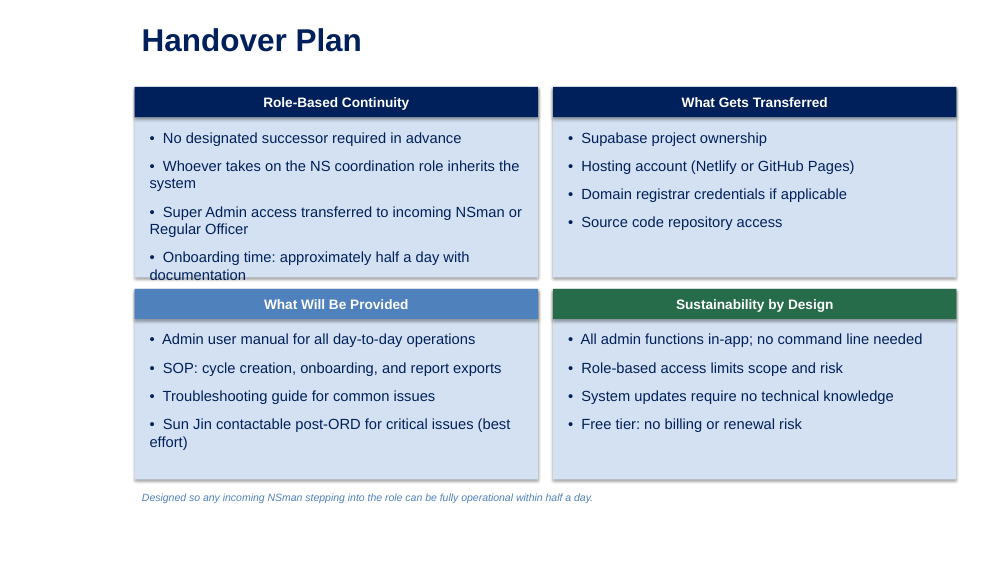
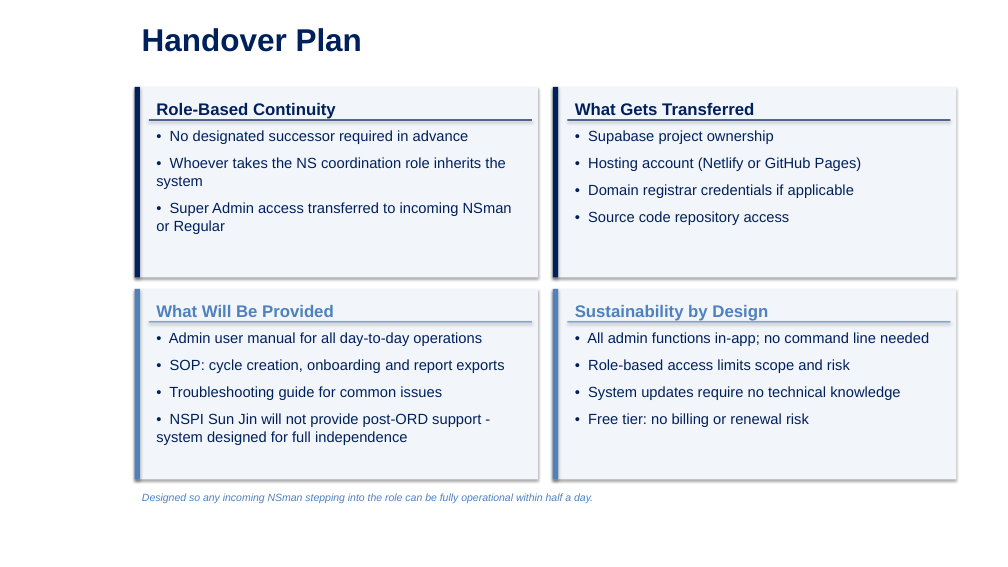
Before and after one commit to GOHSUNJIN/reservist, a slide deck: slide 22 of OpsTracker.pptx (slide 15 before the commit). Drawn at 1008x567 pixels with LibreOffice and Linux fonts; fonts in the diff are those of the drawing; background and template pictures are left out. Boxes give left, top, right and bottom in pixels: in the first picture for what was removed or moved away, otherwise in the second. Text is boxed around its words. In the diff, an @@ line names an element or a change of style, - is before the commit and + after.

```diff
--- a/OpsTracker.pptx
+++ b/OpsTracker.pptx
@@ rectangle added at [135, 87, 140, 278], fill #00205B @@
@@ rectangle added at [554, 87, 559, 278], fill #00205B @@
@@ text "Role-Based Continuity" at [156, 103, 336, 120]: size 13 to 16 pt, text colour #FFFFFF to #00205B; alignment centre to left; more space between paragraphs; vertical alignment middle to top; fill #00205B to none; shadow off @@
@@ text "Role-Based Continuity": place and size @@
-text "Role-Based Continuity" at [135, 87, 538, 117]
+text "Role-Based Continuity" at [156, 103, 336, 120]
@@ rectangle added at [149, 119, 532, 121], fill #00205B @@
@@ text "What Gets Transferred": place and size @@
-text "What Gets Transferred" at [554, 87, 957, 117]
+text "What Gets Transferred" at [575, 103, 754, 120]
@@ text "What Gets Transferred" at [575, 103, 754, 120]: size 13 to 16 pt, text colour #FFFFFF to #00205B; alignment centre to left; more space between paragraphs; vertical alignment middle to top; fill #00205B to none; shadow off @@
@@ rectangle added at [567, 119, 951, 121], fill #00205B @@
@@ text at [170, 130, 469, 144]: less space between paragraphs @@
@@ text "• Supabase project ownership" at [588, 130, 862, 225]: less space between paragraphs @@
@@ text at [156, 157, 512, 234]: text changed @@
-• Whoever takes on the NS coordination role inherits the system
-• Super Admin access transferred to incoming NSman or Regular Officer
-• Onboarding time: approximately half a day with documentation
+• Whoever takes the NS coordination role inherits the system
+• Super Admin access transferred to incoming NSman or Regular
@@ rectangle added at [135, 289, 140, 479], fill #4F81BD @@
@@ text "What Will Be Provided": place and size @@
-text "What Will Be Provided" at [135, 289, 538, 319]
+text "What Will Be Provided" at [156, 305, 334, 317]
@@ text "What Will Be Provided" at [156, 305, 334, 317]: size 13 to 16 pt, text colour #FFFFFF to #4F81BD; alignment centre to left; more space between paragraphs; vertical alignment middle to top; fill #4F81BD to none; shadow off @@
@@ fill #D4E1F2 to #F2F6FB in 4 elements at [135, 87, 538, 278], [135, 289, 538, 479], [554, 87, 957, 278], [554, 289, 957, 479] @@
@@ rectangle added at [554, 289, 559, 479], fill #4F81BD @@
@@ text "Sustainability by Design": place and size @@
-text "Sustainability by Design" at [554, 289, 957, 319]
+text "Sustainability by Design" at [575, 305, 768, 321]
@@ text "Sustainability by Design" at [575, 305, 768, 321]: size 13 to 16 pt, text colour #FFFFFF to #4F81BD; alignment centre to left; more space between paragraphs; vertical alignment middle to top; fill #266B4A to none; shadow off @@
@@ rectangle added at [149, 321, 532, 323], fill #4F81BD @@
@@ text "• All admin functions in-app; ..." at [587, 332, 929, 427]: less space between paragraphs @@
@@ rectangle added at [567, 321, 951, 323], fill #4F81BD @@
@@ text at [169, 332, 482, 400]: less space between paragraphs @@
@@ text at [170, 359, 504, 373]: text changed @@
-• SOP: cycle creation, onboarding, and report exports
+• SOP: cycle creation, onboarding and report exports
@@ text at [156, 413, 481, 445]: text changed @@
-• Sun Jin contactable post-ORD for critical issues (best effort)
+• NSPI Sun Jin will not provide post-ORD support - system designed for full independence
```
Also in this commit, not shown: 12 other slides changed, 10 slides added, 2 slides removed, 20 other files.
